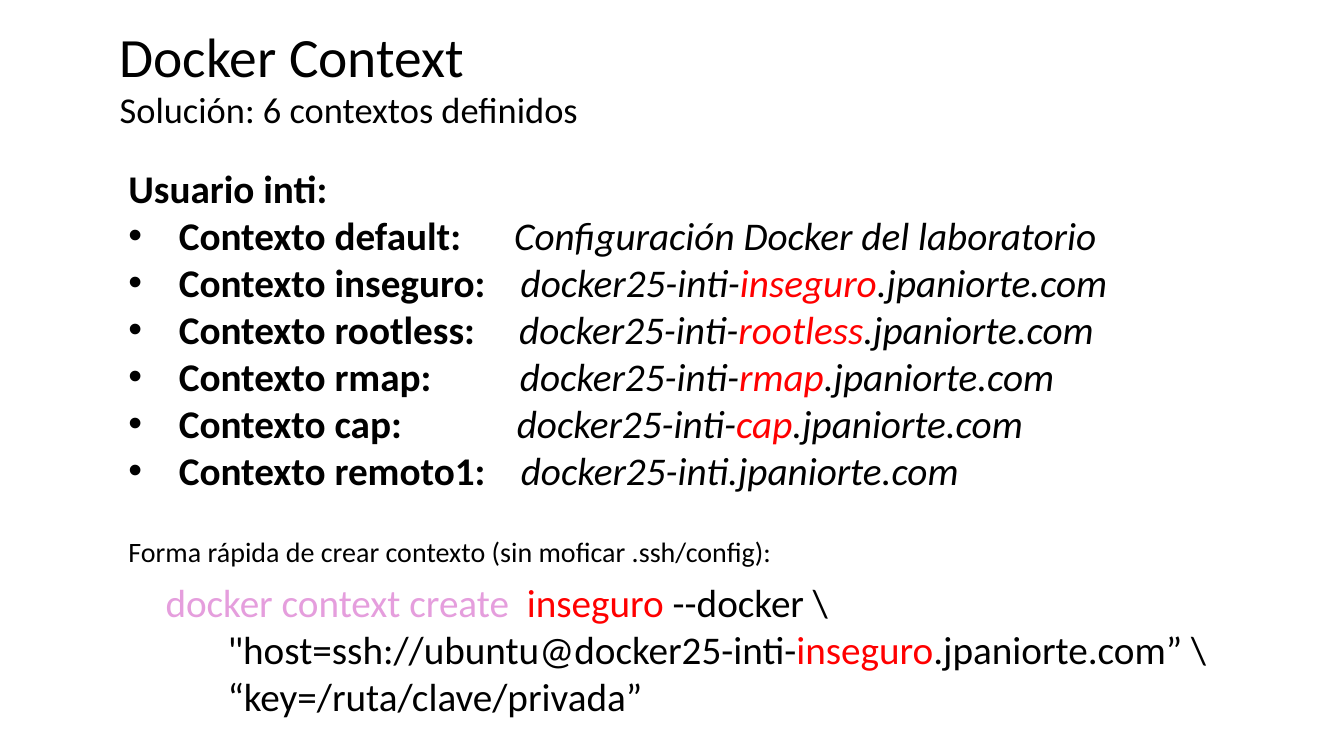
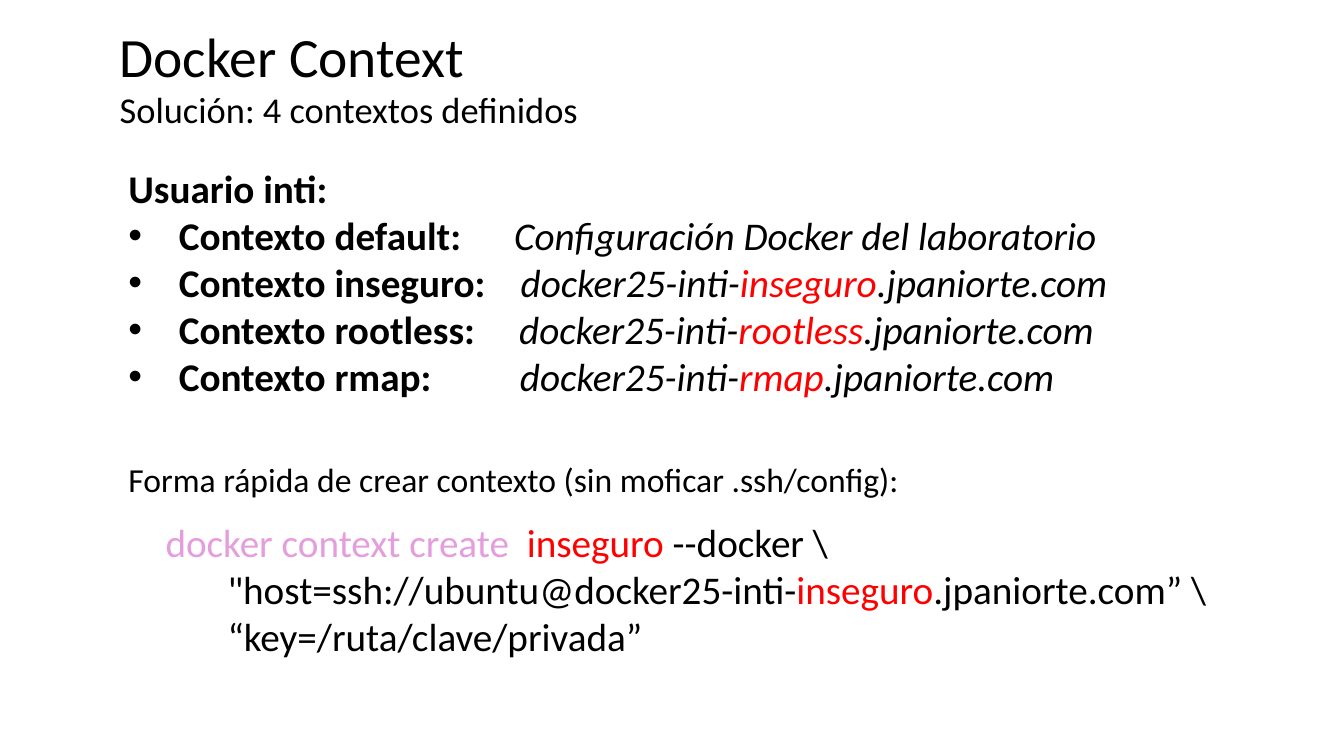
Before and after one commit to jpaniorte/docker25, a slide deck: slide 7 of ppt/3_Dockerfile.pptx. Drawn at 1344x756 pixels with LibreOffice and Linux fonts; fonts in the diff are those of the drawing. Boxes give left, top, right and bottom in pixels: in the first picture for what was removed or moved away, otherwise in the second. Text is boxed around its words. In the diff, an @@ line names an element or a change of style, - is before the commit and + after.

```diff
--- a/ppt/3_Dockerfile.pptx
+++ b/ppt/3_Dockerfile.pptx
@@ text at (120, 97, 577, 124): text changed @@
-Solución: 6 contextos definidos
+Solución: 4 contextos definidos
@@ text at (517, 410, 1023, 492): paragraphs removed @@
-• Contexto cap: docker25-inti-cap.jpaniorte.com
-• Contexto remoto1: docker25-inti.jpaniorte.com
@@ text "Forma rápida de crear contexto ...": place and size @@
-text "Forma rápida de crear contexto ..." at (128, 541, 771, 567)
+text "Forma rápida de crear contexto ..." at (128, 467, 899, 498)
@@ text "Forma rápida de crear contexto ..." at (128, 467, 899, 498): size 20 to 24 pt @@
@@ text "docker context create inseguro --docker ...": place and size @@
-text "docker context create inseguro --docker ..." at (166, 589, 1183, 718)
+text "docker context create inseguro --docker ..." at (166, 529, 1183, 658)
```
Also in this commit, not shown: 1 other slide changed, 14 other files.
